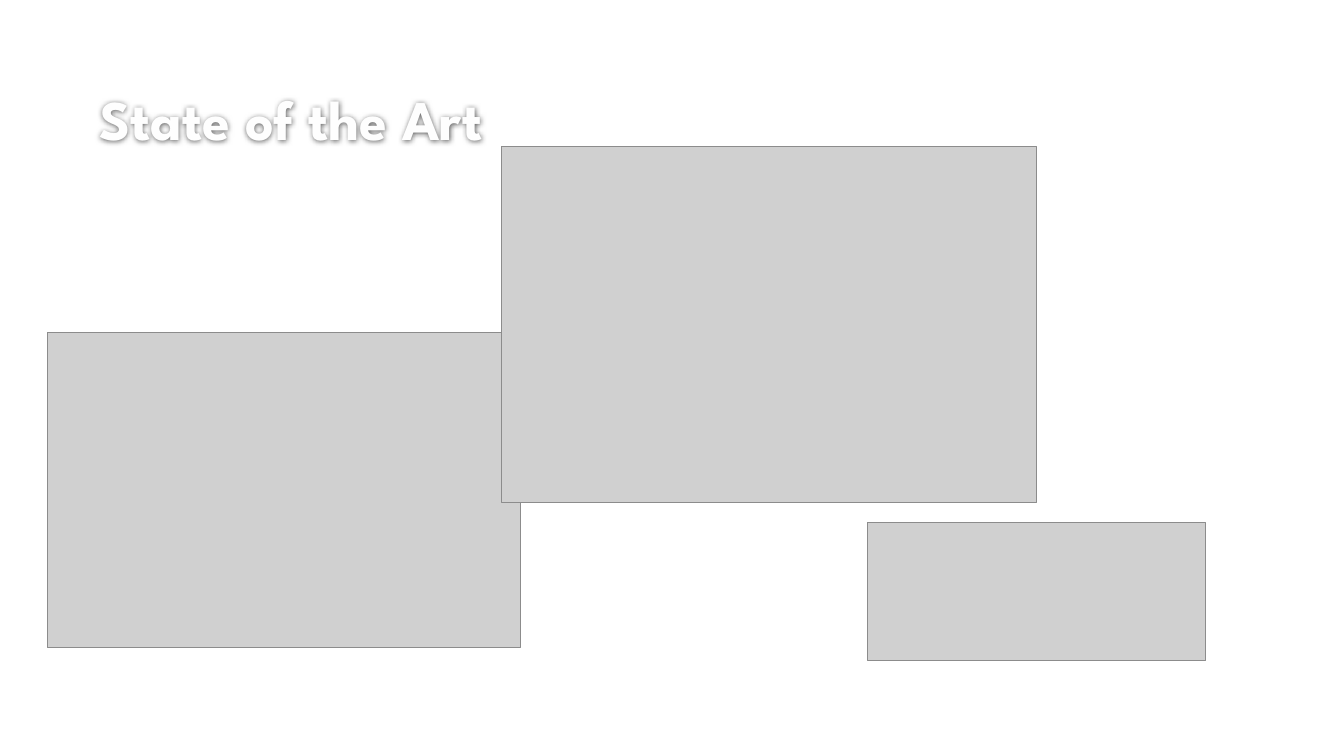
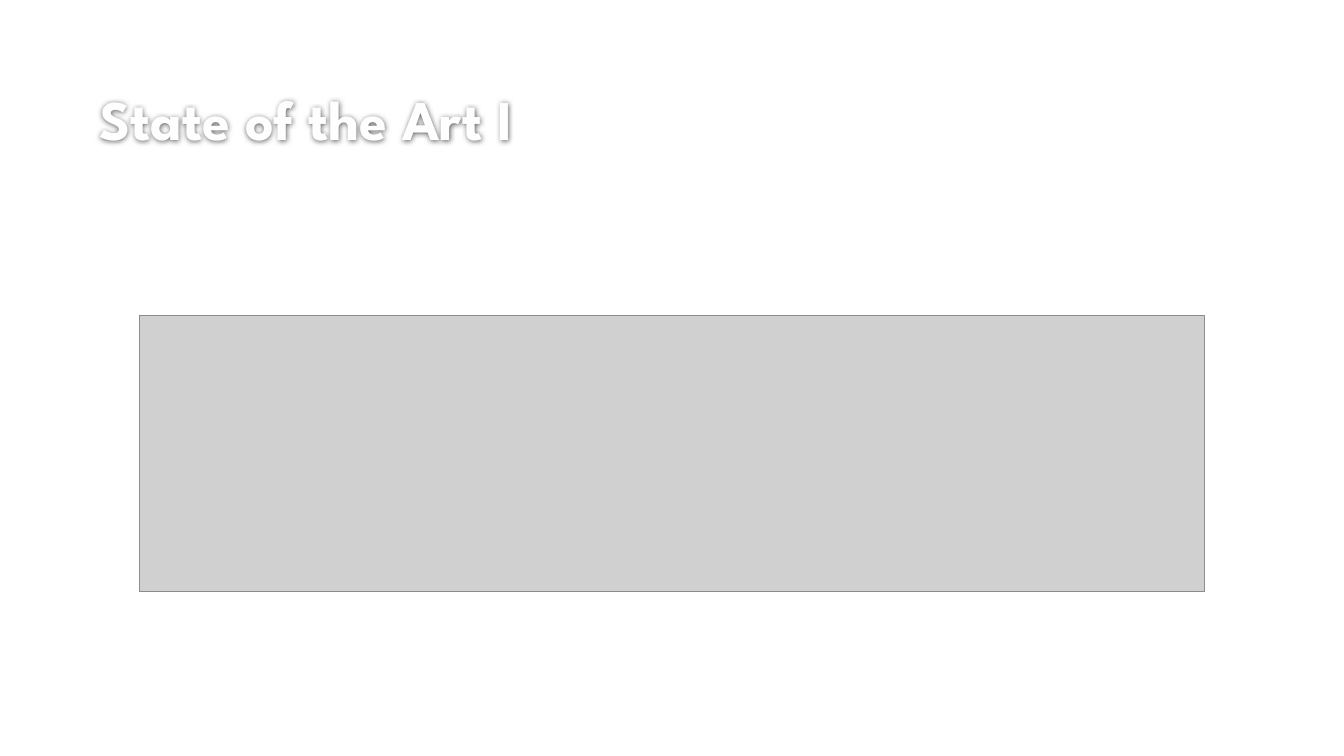
Before and after one commit to dutualincalin/Licenta_Password-Manager, a slide deck: slide 5 of Prezentare Milestone.pptx. Drawn at 1344x756 pixels with LibreOffice and Linux fonts; fonts in the diff are those of the drawing; grey boxes stand for pictures; background and template pictures are left out. Boxes give left, top, right and bottom in pixels: in the first picture for what was removed or moved away, otherwise in the second. Text is boxed around its words. In the diff, an @@ line names an element or a change of style, - is before the commit and + after.

```diff
--- a/Prezentare Milestone.pptx
+++ b/Prezentare Milestone.pptx
@@ title at bbox=[99, 100, 513, 143]: text changed @@
-State of the Art
+State of the Art I
@@ picture removed at bbox=[502, 146, 1037, 503] @@
@@ picture added at bbox=[140, 316, 1205, 591] @@
@@ picture removed at bbox=[47, 333, 520, 648] @@
@@ picture removed at bbox=[868, 522, 1206, 661] @@
```
Also in this commit, not shown: 6 other slides changed, 3 slides added, 4 slides removed, 23 other files.
